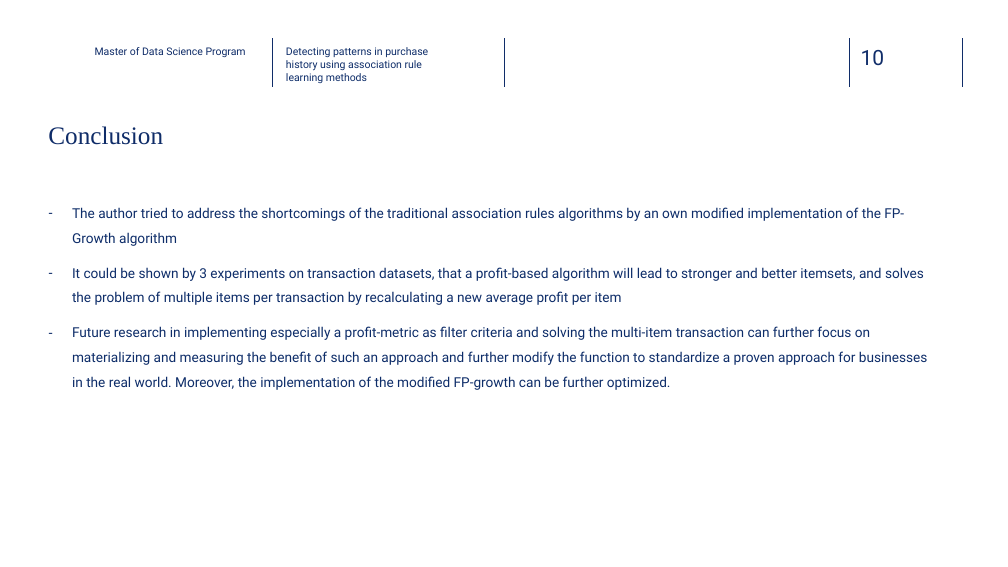
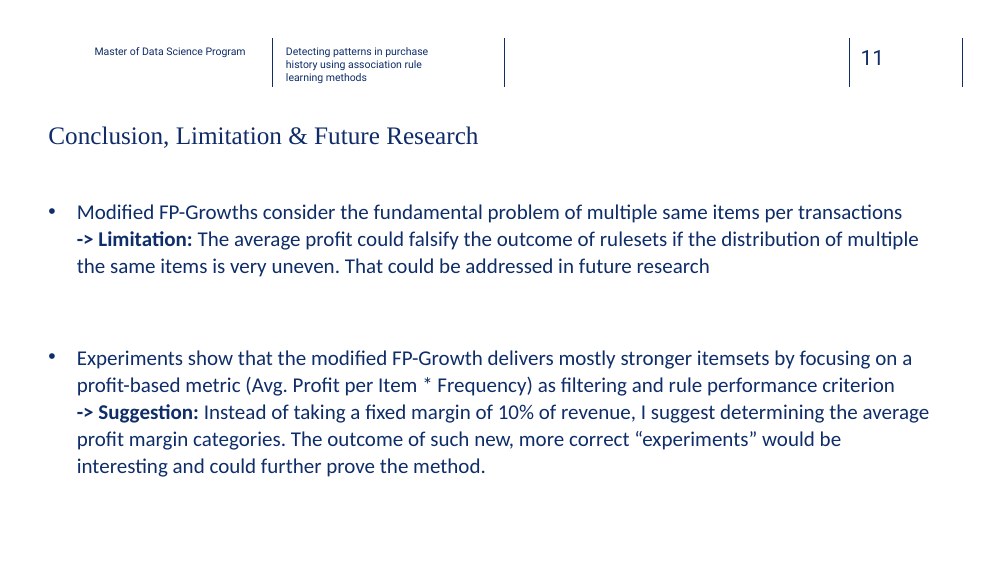
Before and after one commit to dawei7/Detecting-patterns-in-purchase-history-using-association-rule-learning-methods, a slide deck: slide 11 of MasterThesis/Presentation_Detecting-patterns-in-purchase-history-using-association-rule-learning-methods_latest.pptx (slide 10 before the commit). Drawn at 1008x567 pixels with LibreOffice and Linux fonts; fonts in the diff are those of the drawing; background and template pictures are left out. Boxes give left, top, right and bottom in pixels: in the first picture for what was removed or moved away, otherwise in the second. Text is boxed around its words. In the diff, an @@ line names an element or a change of style, - is before the commit and + after.

```diff
--- a/MasterThesis/Presentation_Detecting-patterns-in-purchase-history-using-association-rule-learning-methods_latest.pptx
+++ b/MasterThesis/Presentation_Detecting-patterns-in-purchase-history-using-association-rule-learning-methods_latest.pptx
@@ page number at (x1=861, y1=50, x2=885, y2=65): text changed @@
-10
+11
@@ title at (x1=48, y1=126, x2=478, y2=148): text changed @@
-Conclusion
+Conclusion, Limitation & Future Research
@@ text at (x1=77, y1=204, x2=930, y2=477): text changed; size 13 to 20 pt; font Roboto to Calibri @@
-– The author tried to address the shortcomings of the traditional association rules algorithms by an own modified implementation of the FP-Growth algorithm
-– It could be shown by 3 experiments on transaction datasets, that a profit-based algorithm will lead to stronger and better itemsets, and solves the problem of multiple items per transaction by recalculating a new average profit per item
-– Future research in implementing especially a profit-metric as filter criteria and solving the multi-item transaction can further focus on materializing and measuring the benefit of such an approach and further modify the function to standardize a proven approach for businesses in the real world. Moreover, the implementation of the modified FP-growth can be further optimized.
+• Modified FP-Growths consider the fundamental problem of multiple same items per transactions
+  -> Limitation: The average profit could falsify the outcome of rulesets if the distribution of multiple the same items is very uneven. That could be addressed in future research
+• Experiments show that the modified FP-Growth delivers mostly stronger itemsets by focusing on a profit-based metric (Avg. Profit per Item * Frequency) as filtering and rule performance criterion
+  -> Suggestion: Instead of taking a fixed margin of 10% of revenue, I suggest determining the average profit margin categories. The outcome of such new, more correct “experiments” would be interesting and could further prove the method.
```
Also in this commit, not shown: 7 other slides changed, 5 slides added, 2 slides removed, 5 other files.
